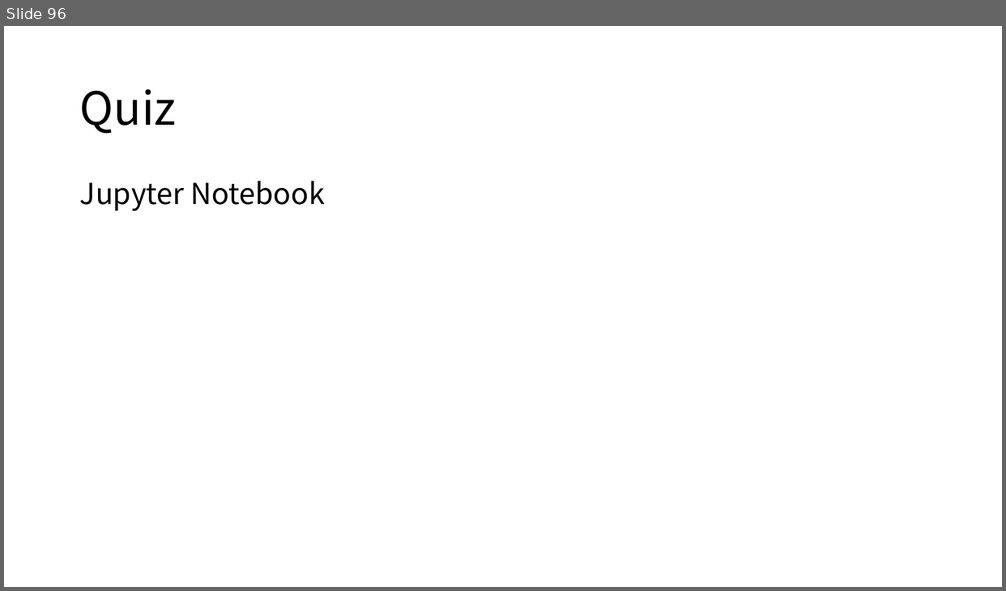
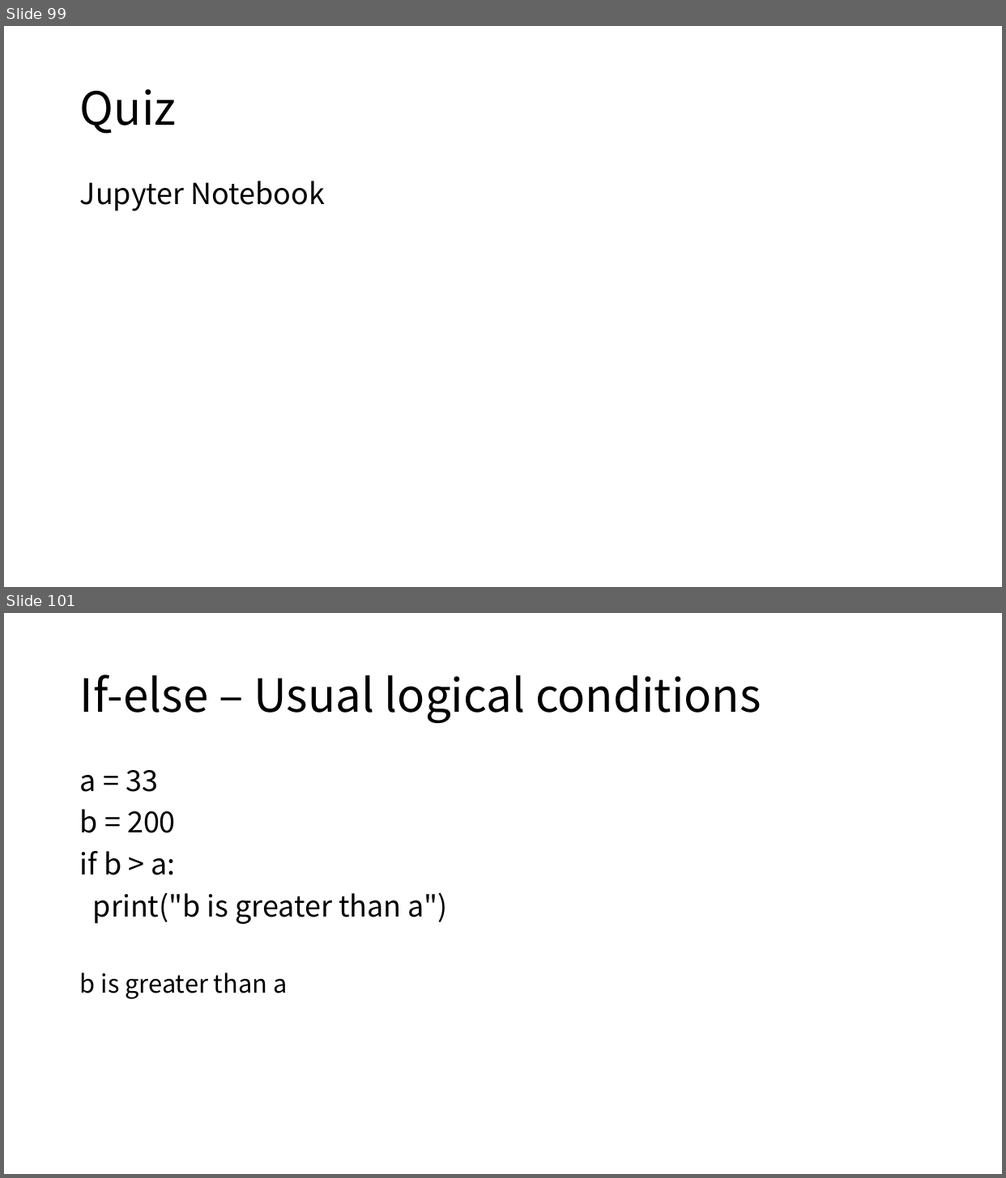
Before and after one commit to HanSeunghyuk/Python_Tutorial, a slide deck: Python Tutorial.pptx. Shown one above the other, each under a label of ours: slide 96 before the commit, slides 99 and 101 after it; the slides between them are not shown. The pictures are 1006x591 and 1006x1178 pixels, drawn with LibreOffice and Linux fonts; fonts in the diff are those of the drawing. Boxes give left, top, right and bottom in pixels: in the first picture for what was removed or moved away, otherwise in the second. Text is boxed around its words. In the diff, an @@ line names an element or a change of style, - is before the commit and + after.

```diff
--- a/Python Tutorial.pptx
+++ b/Python Tutorial.pptx
@@ slide 101 added at <box>4,613,1002,1174</box>, background #FFFFFF @@
@@ title added at <box>80,675,761,723</box>, 44 pt, text #000000 @@
+If-else – Usual logical conditions
@@ text added at <box>80,770,448,924</box>, 28 pt, text #000000 @@
+a = 33
+b = 200
+if b > a:
+print("b is greater than a")
@@ text added at <box>80,973,287,999</box>, 24 pt, text #000000 @@
+b is greater than a
@@ what was slide 96 is now slide 99 @@
```
Also in this commit, not shown: 16 other slides added.
